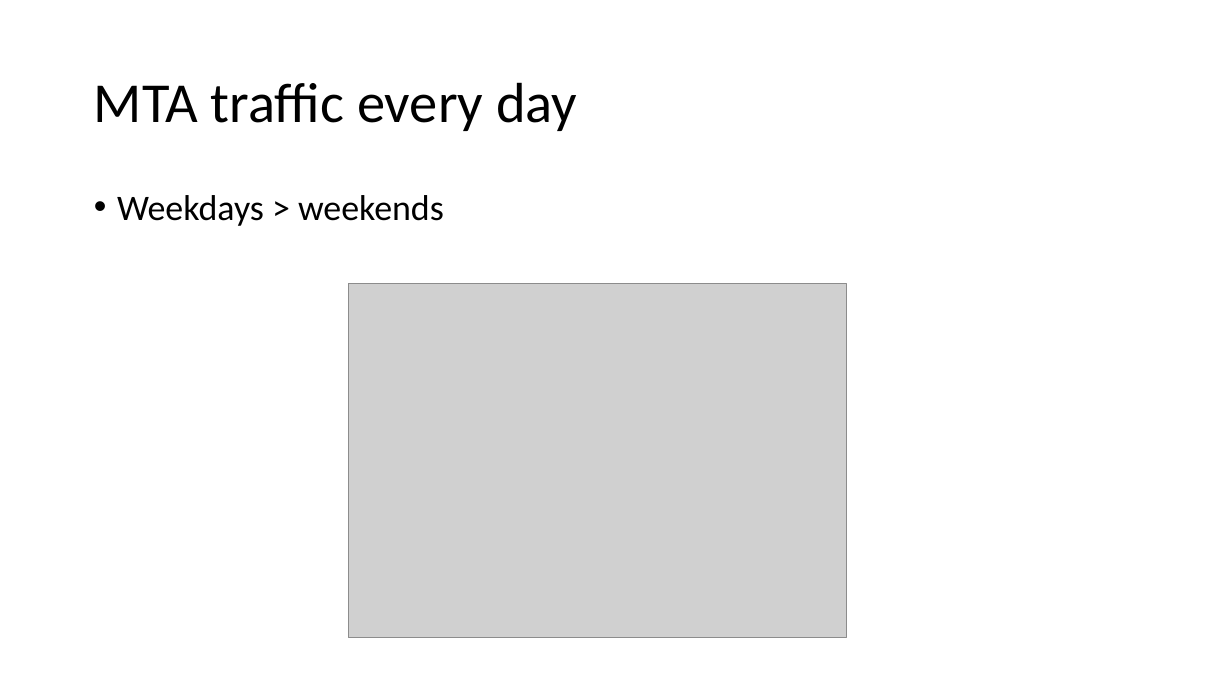
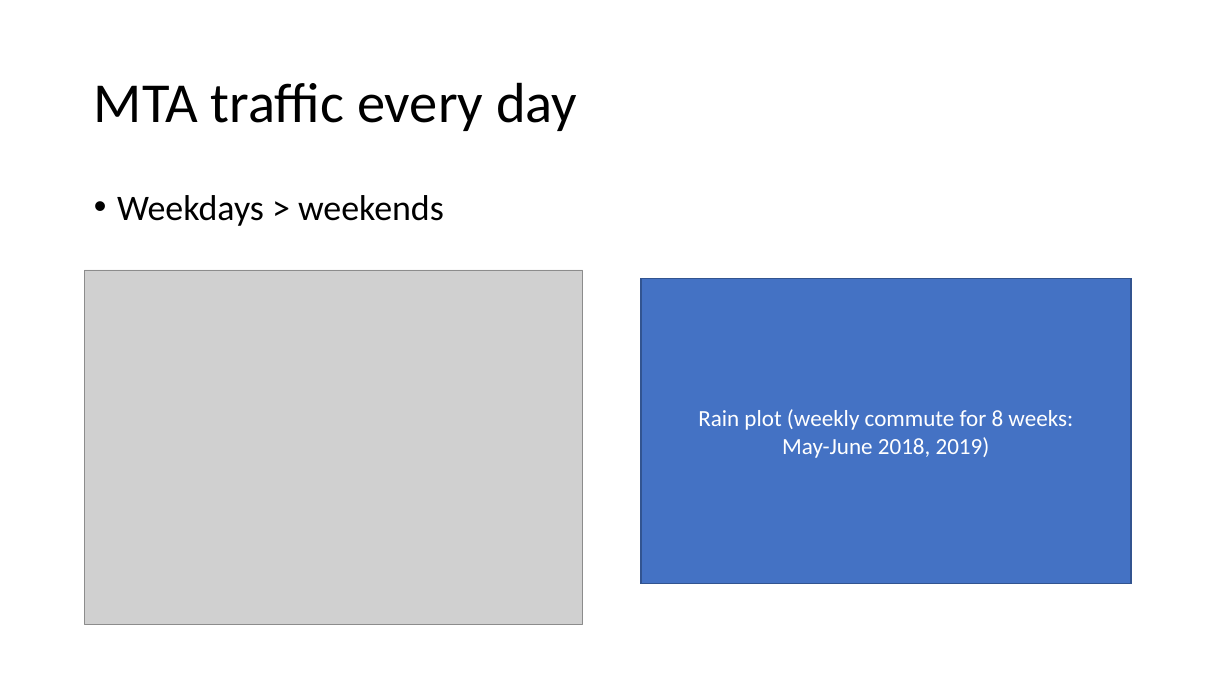
Before and after one commit to abarela13/onl_ds5_project_1, a slide deck: slide 4 of project_1.pptx. Drawn at 1232x693 pixels with LibreOffice and Linux fonts; fonts in the diff are those of the drawing; grey boxes stand for pictures. Boxes give left, top, right and bottom in pixels: in the first picture for what was removed or moved away, otherwise in the second. Text is boxed around its words. In the diff, an @@ line names an element or a change of style, - is before the commit and + after.

Commit message:
Modified penn_station_data and slides

```diff
--- a/project_1.pptx
+++ b/project_1.pptx
@@ picture moved from (x1=348, y1=284, x2=847, y2=638) to (x1=85, y1=270, x2=583, y2=624) @@
@@ rectangle added at (x1=641, y1=278, x2=1131, y2=583), fill #4472C4, outline #325491 1 pt, 18 pt, text #FFFFFF @@
+Rain plot (weekly commute for 8 weeks:
+May-June 2018, 2019)
```
Also in this commit, not shown: 1 other file.
